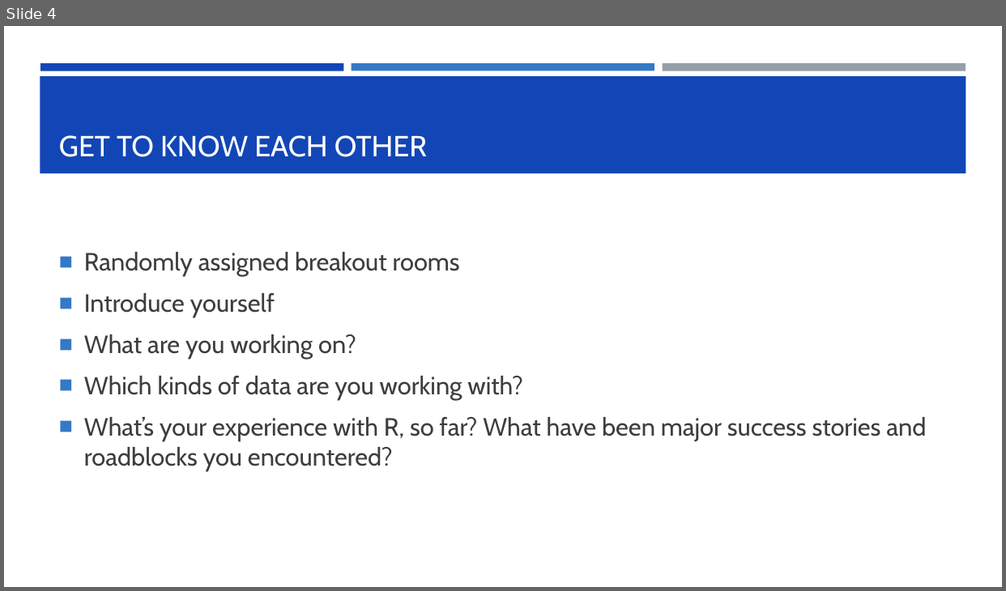
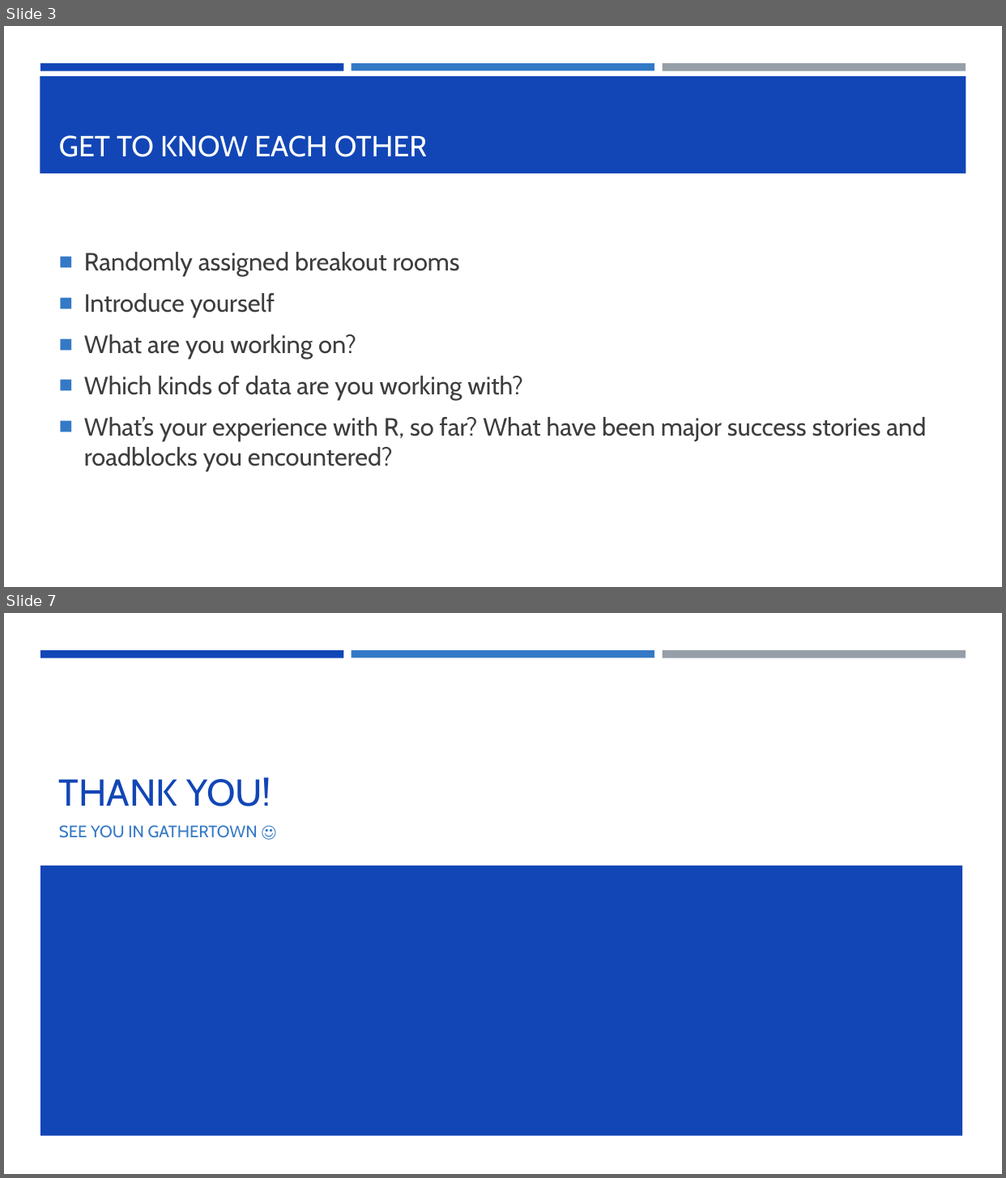
Before and after one commit to DGfS-PhD-2021/tidyverse-materials, a slide deck: DGFS PhD forum welcome.pptx. Shown one above the other, each under a label of ours: slide 4 before the commit, slides 3 and 7 after it; the slides between them are not shown. The pictures are 1006x591 and 1006x1178 pixels, drawn with LibreOffice and Linux fonts; fonts in the diff are those of the drawing. Boxes give left, top, right and bottom in pixels: in the first picture for what was removed or moved away, otherwise in the second. Text is boxed around its words. In the diff, an @@ line names an element or a change of style, - is before the commit and + after.

```diff
--- a/DGFS PhD forum welcome.pptx
+++ b/DGFS PhD forum welcome.pptx
@@ slide 7 added at (4, 613, 1002, 1174), background #FFFFFF; not listed: 3 template elements that a slide beside it also shows @@
@@ title added at (59, 777, 271, 807), 36 pt, text #1246B6 @@
+THANK YOU!
@@ subtitle added at (59, 825, 258, 838), 16 pt, text #3479C6 @@
+SEE YOU IN GATHERTOWN ☺
@@ rectangle added at (40, 865, 963, 1135), fill #1246B6 @@
@@ what was slide 4 is now slide 3 @@
```
Also in this commit, not shown: 4 slides changed, 1 other slide added, 2 slides removed, 1 other file.
